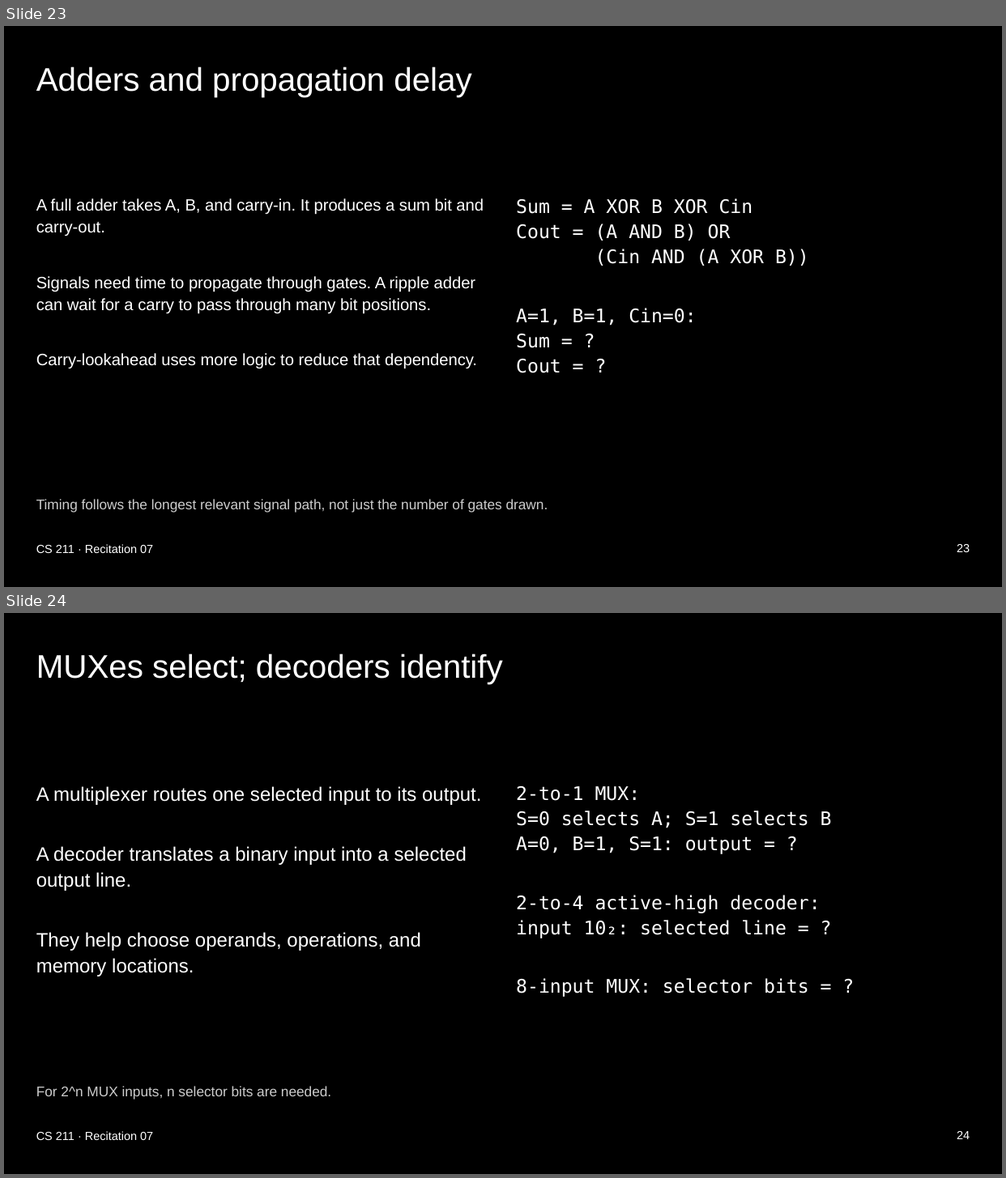
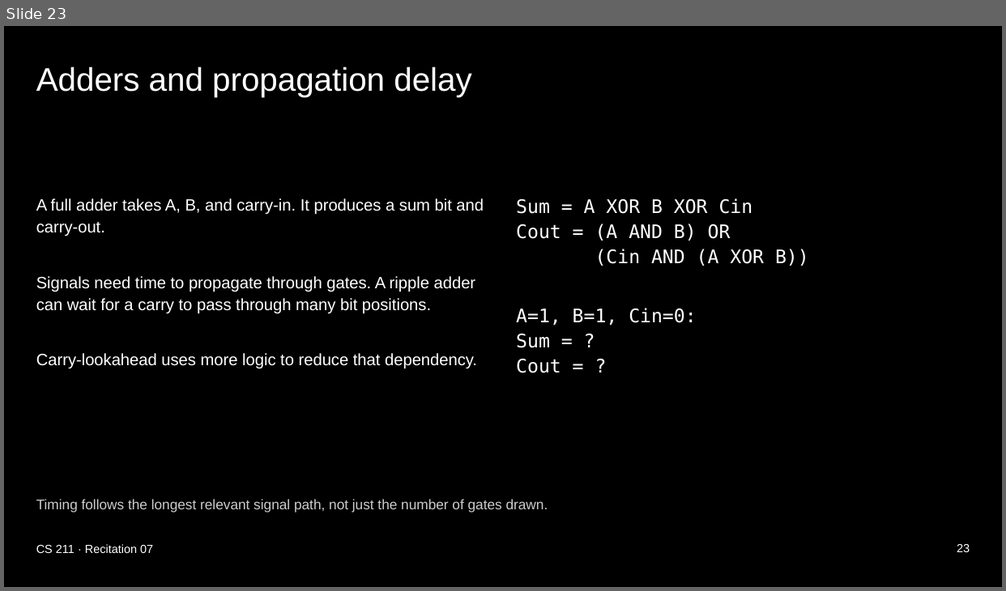
Before and after one commit to xsebby/portfolio, a slide deck: public/presentations/CS211_Recitation_7.pptx. Shown one above the other, each under a label of ours: slides 23 and 24 before the commit, slide 23 after it. The pictures are 1006x1178 and 1006x591 pixels, drawn with LibreOffice and Linux fonts; fonts in the diff are those of the drawing. Boxes give left, top, right and bottom in pixels: in the first picture for what was removed or moved away, otherwise in the second. Text is boxed around its words. In the diff, an @@ line names an element or a change of style, - is before the commit and + after.

```diff
--- a/public/presentations/CS211_Recitation_7.pptx
+++ b/public/presentations/CS211_Recitation_7.pptx
@@ slide 24 removed at bbox=[4, 613, 1002, 1174], background #000000 @@
@@ title removed at bbox=[36, 653, 503, 684] @@
-MUXes select; decoders identify
@@ text removed at bbox=[36, 786, 481, 977] @@
-A multiplexer routes one selected input to its output.
-A decoder translates a binary input into a selected output line.
-They help choose operands, operations, and memory locations.
@@ text removed at bbox=[516, 786, 832, 997] @@
-2-to-1 MUX:
-S=0 selects A; S=1 selects B
-A=0, B=1, S=1: output = ?
-2-to-4 active-high decoder:
-input 10₂: selected line = ?
-8-input MUX: selector bits = ?
@@ text removed at bbox=[36, 1086, 331, 1100] @@
-For 2^n MUX inputs, n selector bits are needed.
@@ text removed at bbox=[36, 1131, 153, 1140] @@
-CS 211 · Recitation 07
@@ text removed at bbox=[957, 1131, 970, 1139] @@
-24
```
Also in this commit, not shown: 5 other slides removed, 1 other file.
